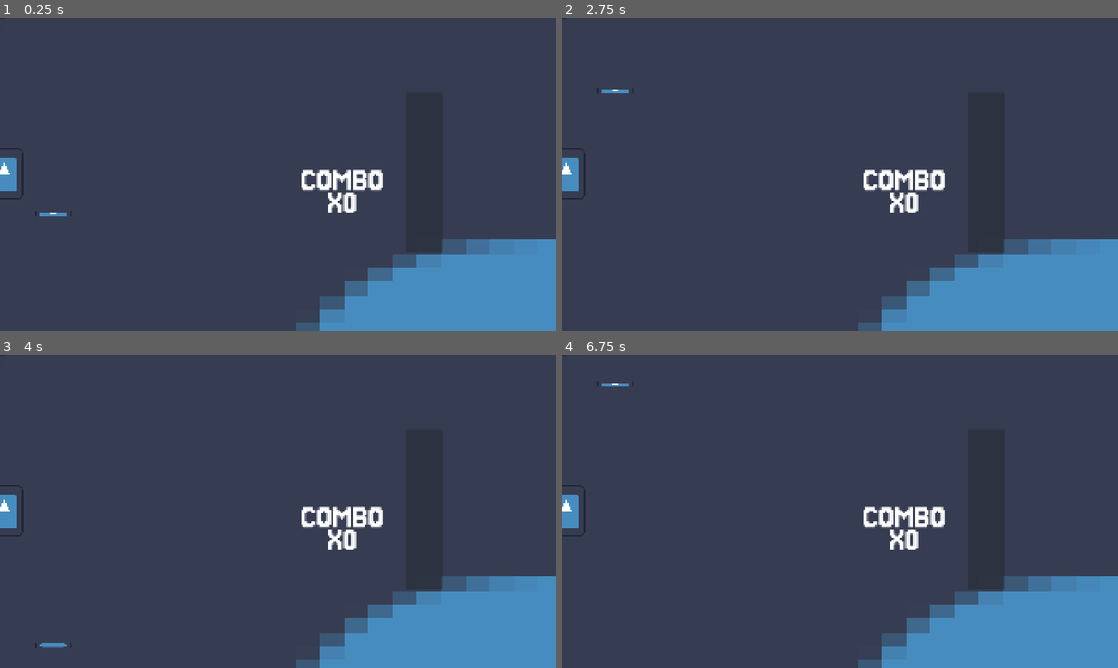
Above: before the commit, frames 1-4 (two rows, left to right).
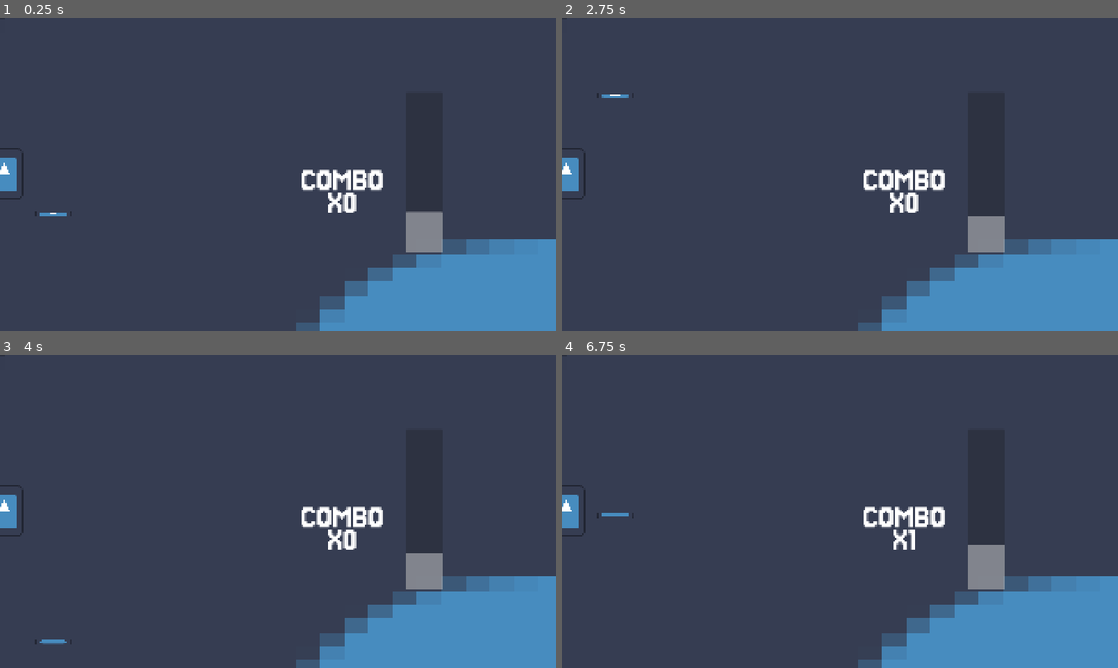
Above: after the commit, the same moments.

Repository: Exponential182/Pukehinau-Peril
Game: Godot game, scene res://prefabs/puzzle.tscn
The game is run twice, just before and just after one commit, with the same random seed, the same clock (stepped at 60 frames per second) and the same inputs. This scene is started directly instead of the project's main scene. The engine's default icon, where the game draws it, is replaced by a stand-in: a white triangle on a blue panel in a dark square.
Inputs:
- Up to frame 1 (0.25 s): no input
- Up to frame 2 (2.75 s): hold D (right) 0.53-1.28 s; tap E (interact) at 0.6, 1.35, 2.3 s; hold S (down) 1.28-2.03 s; hold D (right) from 2.03 s (still down); tap Space (smack) at 2.1 s
- Up to frame 3 (4 s): release D (right) at 2.78 s; hold W (up) 2.78-3.53 s; tap E (interact) at 2.85, 3.6 s; hold A (left) from 3.53 s (still down)
- Up to frame 4 (6.75 s): tap Enter at 4.25 s; tap Space (smack) at 4.35, 6.6 s; tap E (interact) at 4.55, 5.1, 5.85 s; release A (left) at 5.03 s; hold S (down) 5.03-5.78 s; hold D (right) 5.78-6.53 s; hold W (up) from 6.53 s (still down)

The runs differ from the first frame. In frame 1, 0.9% of the frame differs, in the area x 73-80%, y 61-75%; in frame 2, 0.9%; in frame 3, 0.9%; in frame 4, 1.3%, in the area x 6-80%, y 8-75%.
Error in both runs: Invalid access to property or key 'vertical_puzzle_completed' on a base object of type 'null instance'. (res://scripts/vertical_puzzle.gd:32)

Commit message:
Added client lock movement and puzzle colour change

Diff:
--- a/prefabs/puzzle.tscn
+++ b/prefabs/puzzle.tscn
@@ -59,6 +59,7 @@
 offset_bottom = 277.0
 grow_horizontal = 2
 grow_vertical = 2
+value = 25.0
 fill_mode = 3
 show_percentage = false
 metadata/_edit_use_anchors_ = true
--- a/scripts/puzzle_manager.gd
+++ b/scripts/puzzle_manager.gd
@@ -1,5 +1,4 @@
 extends Node
-
 var puzzle_active := false
 @onready var puzzle_scene = preload("res://prefabs/puzzle.tscn")
 
@@ -10,23 +9,35 @@
 	if puzzle_active:
 		return
 	puzzle_active = true
-
 	var player = get_node_or_null("/root/game_manager/players/" + str(player_id))
 	if player:
 		player.is_puzzling = true
-
 	if player_id == multiplayer.get_unique_id():
-		# Host is the triggering player, call directly
 		client_show_puzzle()
+		client_lock_movement()
 	else:
 		client_show_puzzle.rpc_id(player_id)
+		client_lock_movement.rpc_id(player_id)
 
 @rpc("authority", "call_remote")
 func client_show_puzzle():
 	var puzzle = puzzle_scene.instantiate()
 	get_node("/root/game_manager/main_level/puzzles").add_child(puzzle)
-	get_node("/root/game_manager/main_level/puzzle_areas/vert_puzzle").modulate = Color("red")
 	puzzle.puzzle_completed.connect(_on_puzzle_completed)
+
+@rpc("authority", "call_remote")
+func client_lock_movement():
+	var my_id := multiplayer.get_unique_id()
+	var player = get_node_or_null("/root/game_manager/players/" + str(my_id))
+	if player:
+		player.is_puzzling = true
+
+@rpc("authority", "call_remote")
+func client_unlock_movement():
+	var my_id := multiplayer.get_unique_id()
+	var player = get_node_or_null("/root/game_manager/players/" + str(my_id))
+	if player:
+		player.is_puzzling = false
 
 func _on_puzzle_completed():
 	var my_id := multiplayer.get_unique_id()
@@ -40,7 +51,16 @@
 	if not multiplayer.is_server():
 		return
 	puzzle_active = false
-
 	var player = get_node_or_null("/root/game_manager/players/" + str(player_id))
 	if player:
 		player.is_puzzling = false
+	if player_id == multiplayer.get_unique_id():
+		client_unlock_movement()
+	else:
+		client_unlock_movement.rpc_id(player_id)
+	set_puzzle_color.rpc(Color("red"))
+	set_puzzle_color(Color("red"))
+
+@rpc("authority", "call_remote")
+func set_puzzle_color(color: Color):
+	get_node("/root/game_manager/main_level/puzzle_areas/vert_puzzle").modulate = color
--- a/scripts/world.gd
+++ b/scripts/world.gd
@@ -1,4 +1,10 @@
 extends Node2D
 
+
 func vertical_puzzle_completed():
-	$"../puzzle_areas/vert_puzzle/sprite_2d".modulate = Color("Green")
+	set_puzzle_color.rpc(Color("blue"))
+	set_puzzle_color(Color("blue"))
+
+@rpc("any_peer", "call_remote")
+func set_puzzle_color(color: Color):
+	get_node("/root/game_manager/main_level/puzzle_areas/vert_puzzle").modulate = color
